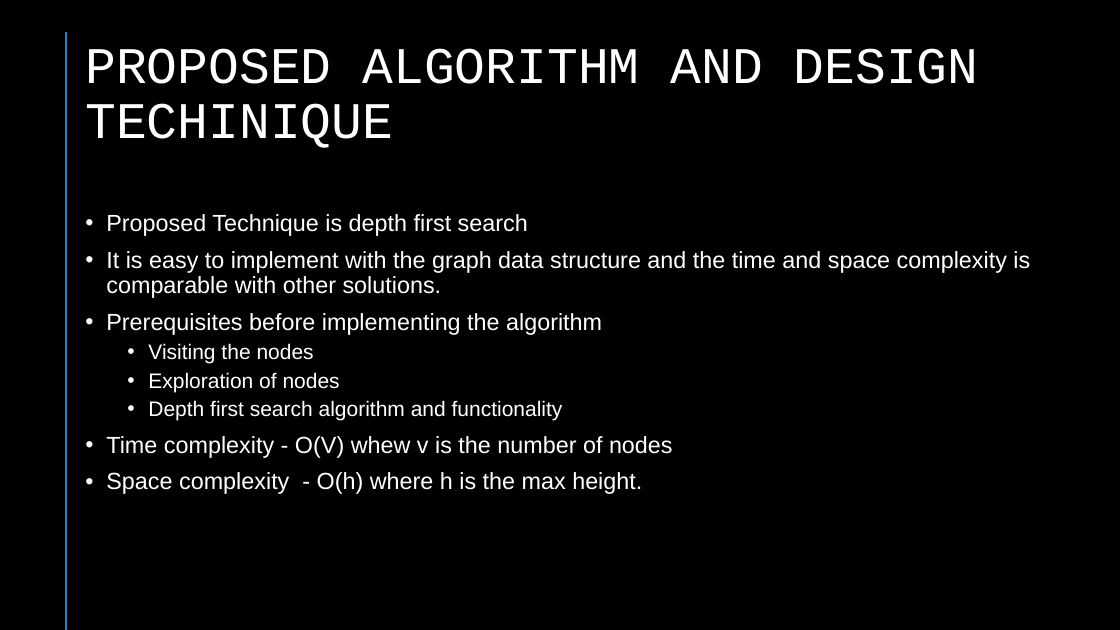
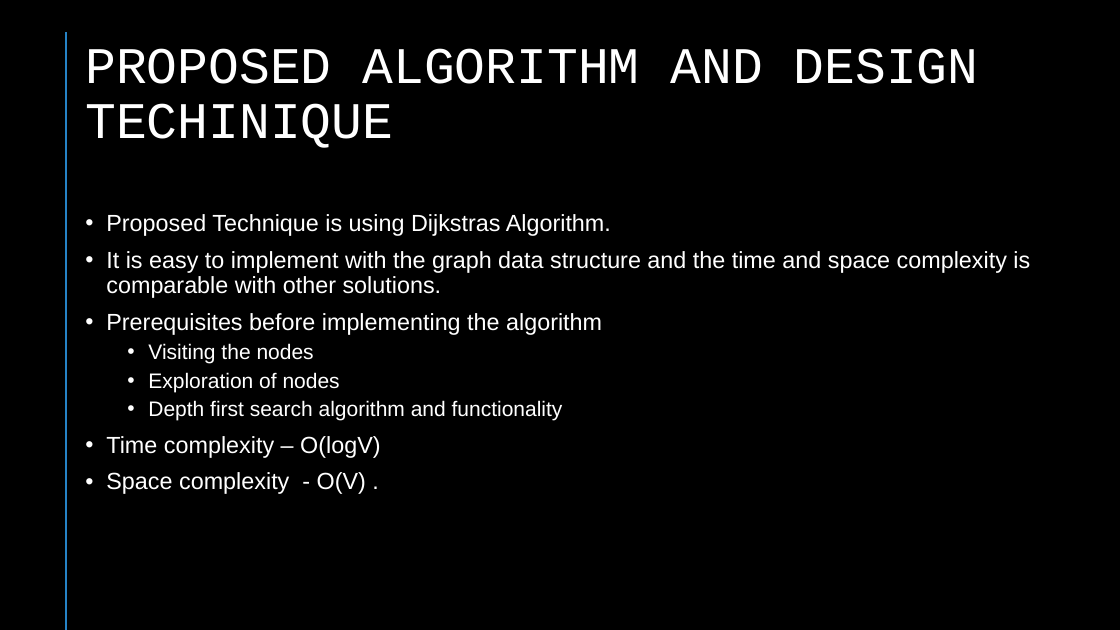
Before and after one commit to lucidcreeper/Space-Efficient-Algorithms-for-Reachability-in-Directed-Geometric-Graph, a slide deck: slide 7 of presentations/review1 with template.pptx (slide 6 before the commit). Drawn at 1120x630 pixels with LibreOffice and Linux fonts; fonts in the diff are those of the drawing. Boxes give left, top, right and bottom in pixels: in the first picture for what was removed or moved away, otherwise in the second. Text is boxed around its words. In the diff, an @@ line names an element or a change of style, - is before the commit and + after.

Commit message:
ppt change

```diff
--- a/presentations/review1 with template.pptx
+++ b/presentations/review1 with template.pptx
@@ text at (106, 214, 611, 236): text changed @@
-• Proposed Technique is depth first search
+• Proposed Technique is using Dijkstras Algorithm.
@@ text at (106, 436, 380, 494): text changed @@
-• Time complexity - O(V) whew v is the number of nodes
-• Space complexity - O(h) where h is the max height.
+• Time complexity – O(logV)
+• Space complexity - O(V) .
```
Also in this commit, not shown: 2 other slides changed, 1 slide added.
